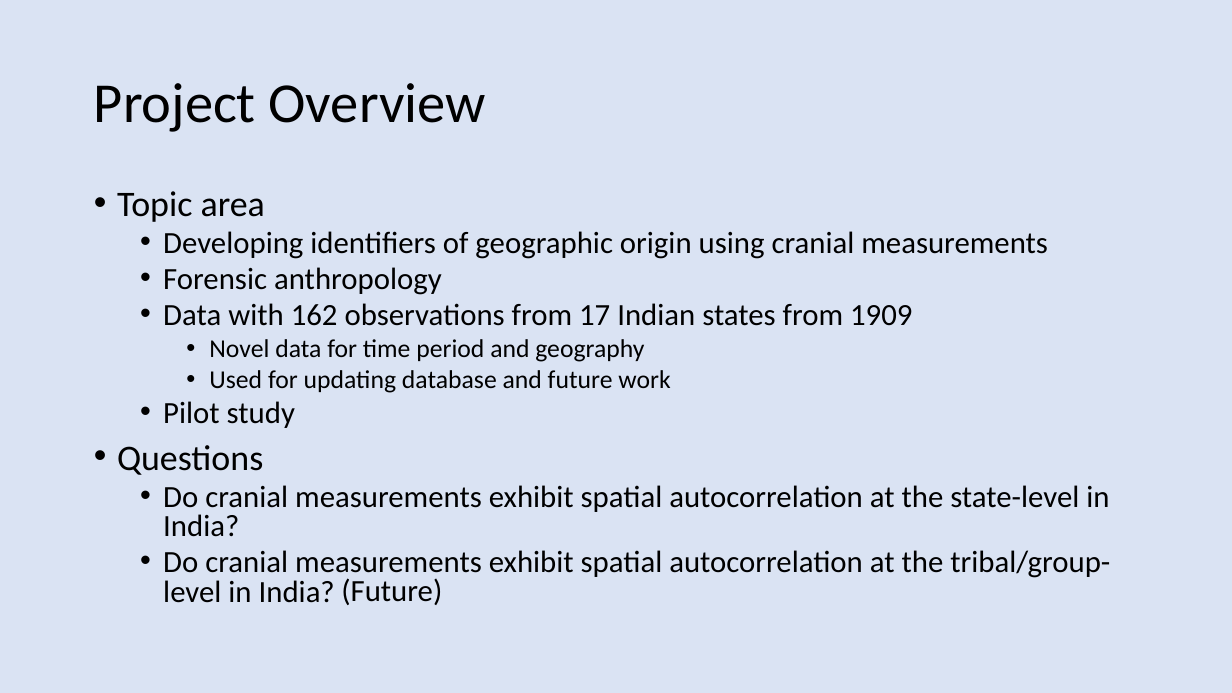
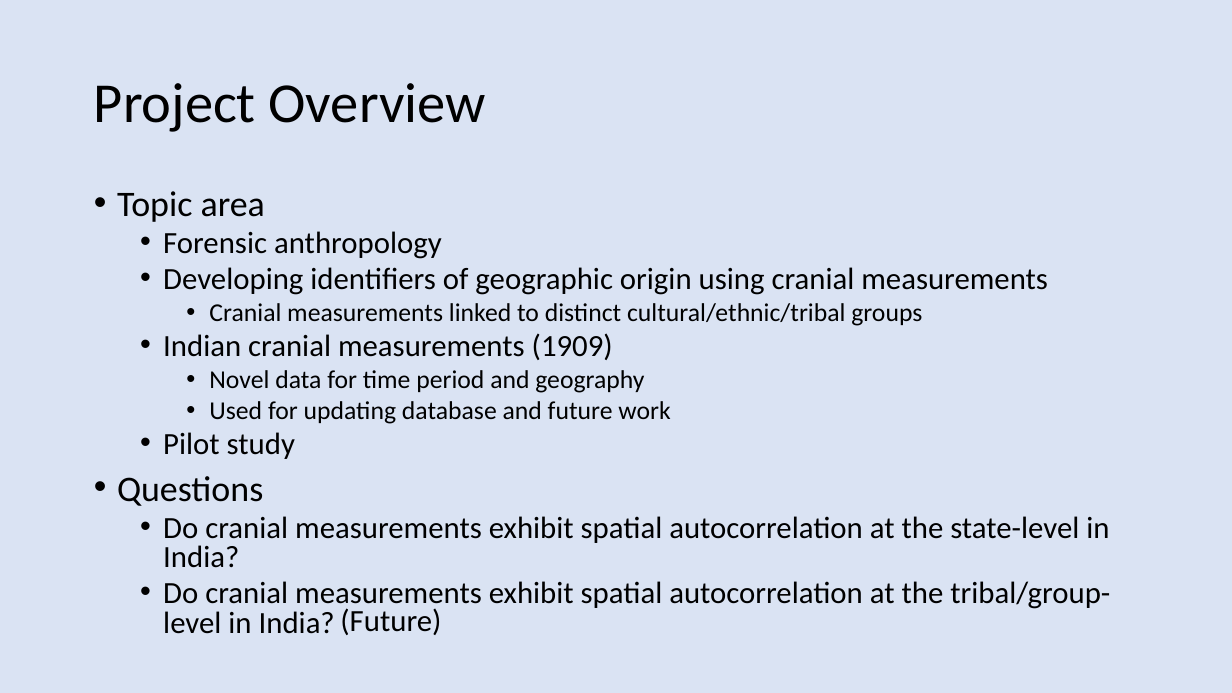
Before and after one commit to andrewroylaws/geog891, a slide deck: slide 2 of Final_project/FinalPresentationLaws.pptx. Drawn at 1232x693 pixels with LibreOffice and Linux fonts; fonts in the diff are those of the drawing. Boxes give left, top, right and bottom in pixels: in the first picture for what was removed or moved away, otherwise in the second. Text is boxed around its words. In the diff, an @@ line names an element or a change of style, - is before the commit and + after.

Commit message:
Finalize final project

```diff
--- a/Final_project/FinalPresentationLaws.pptx
+++ b/Final_project/FinalPresentationLaws.pptx
@@ text at (163, 231, 442, 259): paragraph added @@
+  • Forensic anthropology
@@ text at (163, 303, 922, 360): text changed; size 24 to 20 pt @@
-  • Forensic anthropology
-  • Data with 162 observations from 17 Indian states from 1909
+    • Cranial measurements linked to distinct cultural/ethnic/tribal groups
+  • Indian cranial measurements (1909)
@@ text "(Future)": place and size @@
-text "(Future)" at (341, 578, 442, 605)
+text "(Future)" at (340, 608, 441, 635)
```
Also in this commit, not shown: 6 other slides changed, 2 slides added, 4 other files.
